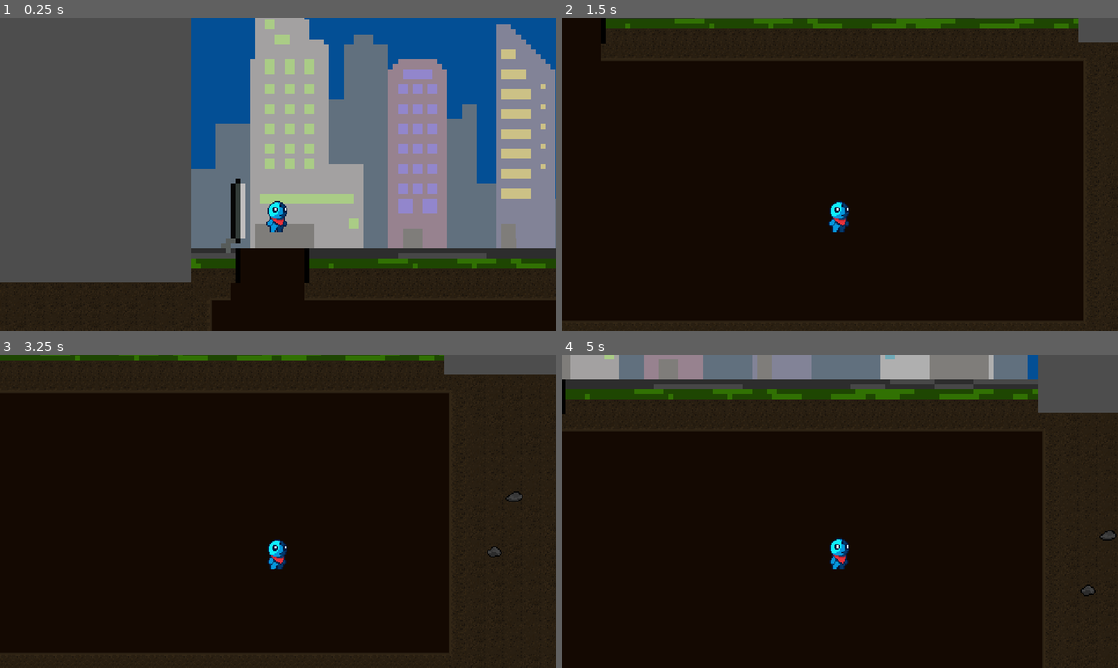
Above: before the commit, frames 1-4 (two rows, left to right).
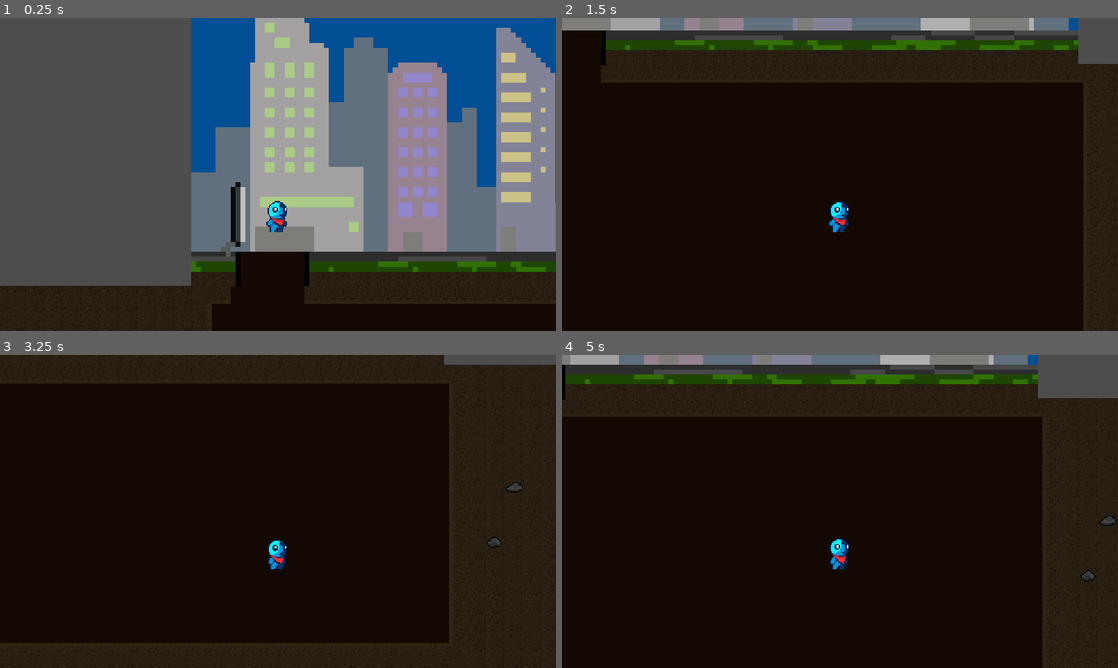
Above: after the commit, the same moments.

Repository: Final-Cake-Games/pirate-software-gamejam-14
Game: Godot game, scene res://scenes/test_level.tscn
Same seed, same stepped clock (60 frames per second), same inputs: the game is played once before the commit and once after it. The project has no main scene, so this scene is started directly.
Inputs:
- Up to frame 1 (0.25 s): no input
- Up to frame 2 (1.5 s): hold D (move_right) from 0.53 s (still down); tap Space (jump) at 0.77 s
- Up to frame 3 (3.25 s): tap Space (jump) at 1.52, 3.02 s; release D (move_right) at 2.03 s; hold A (move_left) 2.03-2.78 s; hold D (move_right) from 2.78 s (still down)
- Up to frame 4 (5 s): tap Space (jump) at 3.77, 4.52 s; release D (move_right) at 4.28 s; hold A (move_left) from 4.28 s (still down)

The runs differ from the first frame. In frame 1, 6.8% of the frame differs, in the area x 0-100%, y 0-92%; in frame 2, 11%; in frame 3, 3.7%; in frame 4, 11%, in the area x 0-100%, y 0-78%.

Commit message:
Tweaking jump & gravity values

Diff:
--- a/scripts/player.gd
+++ b/scripts/player.gd
@@ -6,8 +6,8 @@
 
 # Variáveis de física
 @export var MAX_SPEED : float = 250
-@export var GRAVITY : float = 1000
-@export var JUMP_FORCE : float = 450
+@export var GRAVITY : float = 900
+@export var JUMP_FORCE : float = 400
 @export var SECOND_JUMP_FORCE : float = 250
 @export var MAX_JUMPS : int = 2
 
